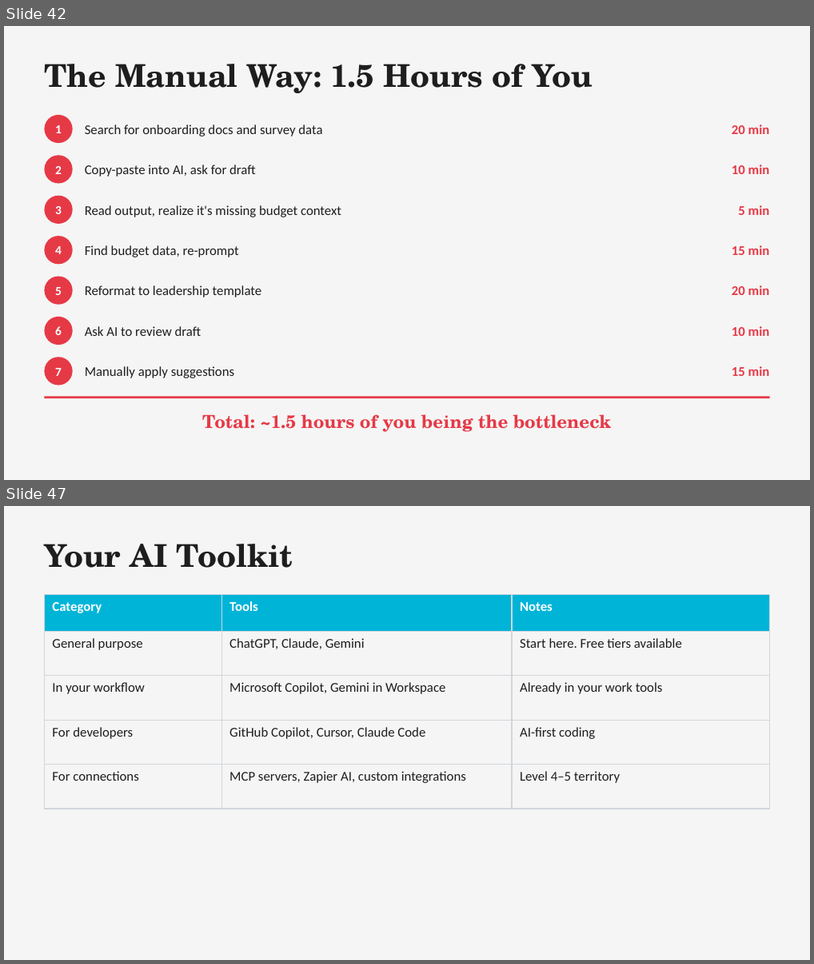
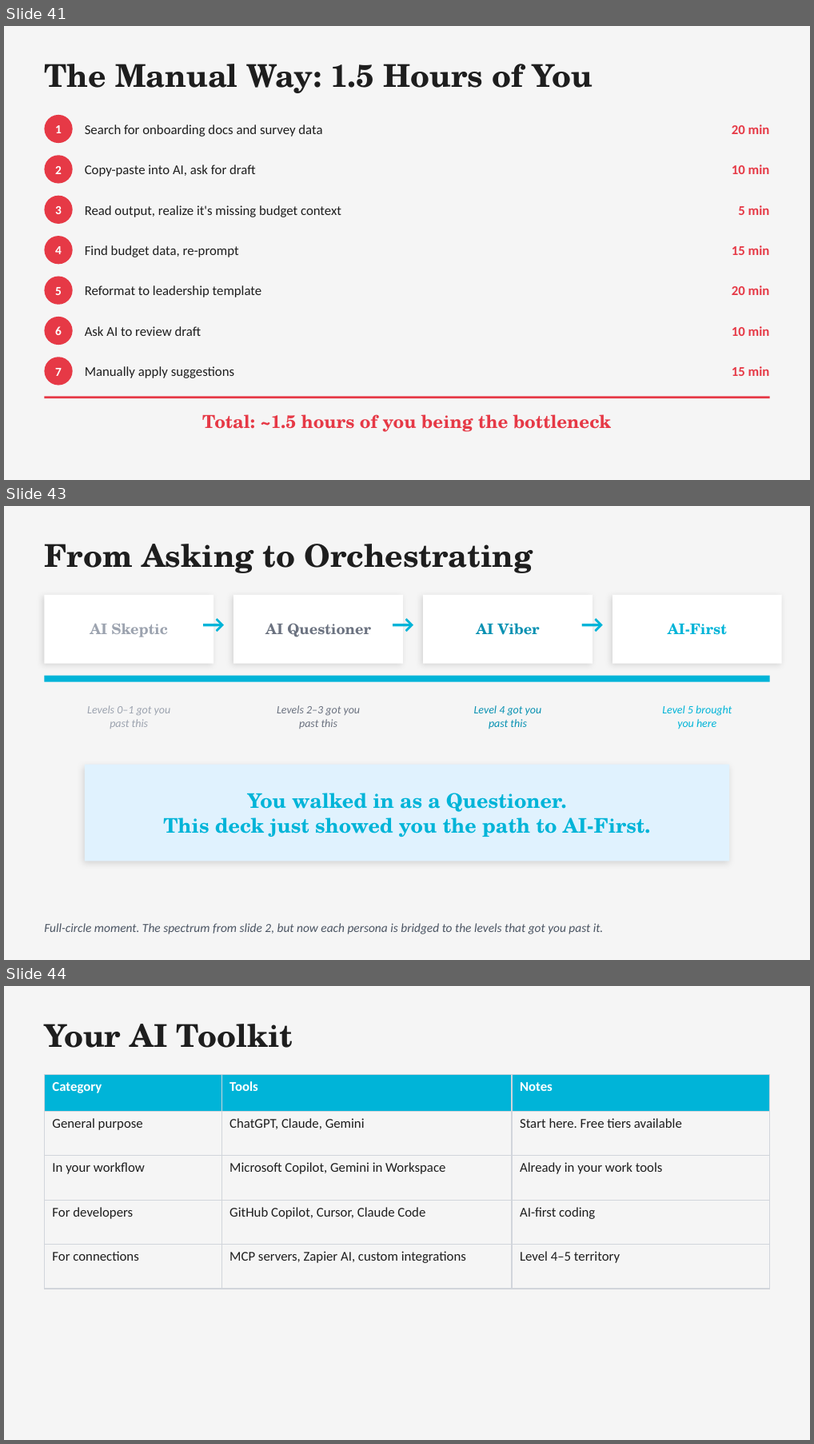
Before and after one commit to michaelengland/ai-best-practices, a slide deck: Getting-Agents-to-Give-Up-Their-Secrets.pptx. Shown one above the other, each under a label of ours: slides 42 and 47 before the commit, slides 41, 43 and 44 after it; the slides between them are not shown. The pictures are 814x964 and 814x1444 pixels, drawn with LibreOffice and Linux fonts; fonts in the diff are those of the drawing. Boxes give left, top, right and bottom in pixels: in the first picture for what was removed or moved away, otherwise in the second. Text is boxed around its words. In the diff, an @@ line names an element or a change of style, - is before the commit and + after.

```diff
--- a/Getting-Agents-to-Give-Up-Their-Secrets.pptx
+++ b/Getting-Agents-to-Give-Up-Their-Secrets.pptx
@@ slide 43 added at (4,506,810,960), background #F5F5F5 @@
@@ text added at (44,544,533,573), 28 pt, text #1E1E1E, bold @@
+From Asking to Orchestrating
@@ rectangle added at (44,595,214,664), fill #FFFFFF @@
@@ rectangle added at (234,595,403,664), fill #FFFFFF @@
@@ rectangle added at (423,595,593,664), fill #FFFFFF @@
@@ rectangle added at (613,595,782,664), fill #FFFFFF @@
@@ text added at (90,623,168,637), 13 pt, text #9CA3AF, bold @@
+AI Skeptic
@@ text added at (194,603,234,643), 22 pt, text #00B4D8, bold @@
+→
@@ text added at (266,623,371,637), 13 pt, text #6B7280, bold @@
+AI Questioner
@@ text added at (383,603,423,643), 22 pt, text #00B4D8, bold @@
+→
@@ text added at (476,623,540,635), 13 pt, text #0891B2, bold @@
+AI Viber
@@ text added at (573,603,613,643), 22 pt, text #00B4D8, bold @@
+→
@@ text added at (668,623,727,635), 13 pt, text #00B4D8, bold @@
+AI-First
@@ rectangle added at (44,676,770,682), fill #00B4D8 @@
@@ text added at (87,705,171,728), 10 pt, text #9CA3AF, italic @@
+Levels 0–1 got you
+past this
@@ text added at (277,705,361,728), 10 pt, text #6B7280, italic @@
+Levels 2–3 got you
+past this
@@ text added at (474,705,542,729), 10 pt, text #0891B2, italic @@
+Level 4 got you
+past this
@@ text added at (662,705,732,729), 10 pt, text #00B4D8, italic @@
+Level 5 brought
+you here
@@ rectangle added at (85,764,730,861), fill #E0F2FE @@
@@ text added at (163,792,651,836), 18 pt, text #00B4D8, bold @@
+You walked in as a Questioner.
+This deck just showed you the path to AI-First.
@@ text added at (44,923,604,934), 11 pt, text #4B5563, italic @@
+Full-circle moment. The spectrum from slide 2, but now each persona is bridged to the levels that got you past it.
@@ what was slide 42 is now slide 41 @@
@@ what was slide 47 is now slide 44 @@
```
Also in this commit, not shown: 18 slides changed, 3 other slides added, 7 slides removed, 3 other files.
